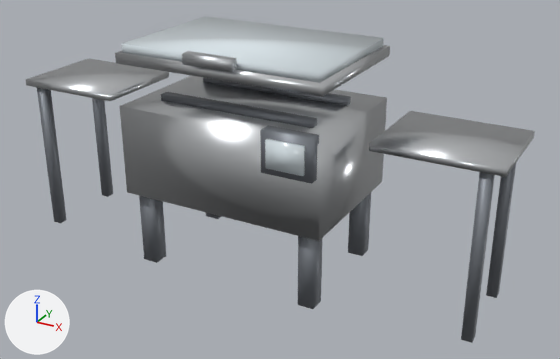
A saved change to the FBX model Tools/butchery/fbx/SM_VACUUM_PACKER.fbx.
One viewpoint serves both versions: a 50 mm camera at (2.24, -3.75, 2.45) aimed at (0.17, 0.02, 0.56). Arrows for +X, +Y and +Z are at lower left; the lights stay in place. The older version comes first.

The scene before the commit, as lines of its bpy script (objects in view):
```python
me_sm_vacuum_packer = bpy.data.meshes.new('SM_VACUUM_PACKER')
me_sm_vacuum_packer.from_pydata(...)  # 200 vertices, 182 faces; spans x -1.55..1.55, y -0.5..0.5, z 0.0..1.41
# faces by material slot: [30, 66, 12, 74]
me_sm_vacuum_packer.materials.append(mat_m_butchery_stainless)  # light grey #dddfe2
me_sm_vacuum_packer.materials.append(mat_m_butchery_paintedframe)  # grey #868b93
me_sm_vacuum_packer.materials.append(mat_m_butchery_perspex)  # white #dde7ec
me_sm_vacuum_packer.materials.append(mat_m_butchery_steelbrushed)  # light grey #c8cbce
ob_sm_vacuum_packer = bpy.data.objects.new('SM_VACUUM_PACKER', me_sm_vacuum_packer)
ob_sm_vacuum_packer.location = (0.0, 0.0, 0.0)
```
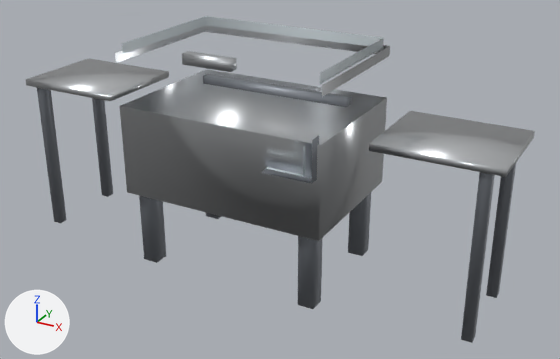
Pixel boxes [x1, y1, x2, y2] of what changed, in the pictures (560 x 359 px):
part 1 of me_sm_vacuum_packer, deleted: before [161, 92, 317, 128]
part 2 of me_sm_vacuum_packer, cut back: before [115, 16, 389, 184]

What changed in the scene script:
```text
Change me_sm_vacuum_packer:
    used by ob_sm_vacuum_packer; location = (0.0, 0.0, 0.0)
    remove me_sm_vacuum_packer.from_pydata(...)  # 200 vertices, 182 faces; spans x -1.55..1.55, y -0.5..0.5, z 0.0..1.41
    add me_sm_vacuum_packer.from_pydata(...)  # 156 vertices, 105 faces; spans x -1.55..1.55, y -0.5..0.5, z 0.0..1.41
    me_sm_vacuum_packer part 1: the loose piece of 8 vertices spanning x -0.5..0.5, y -0.22..-0.16, z 1.01..1.06 is deleted
    me_sm_vacuum_packer part 2
    28 vertices are removed from x -0.25..0.37, y -0.5..0.5, z 0.23..1.07
    89 faces are deleted
    28 new faces join them, mat_m_butchery_steelbrushed (light grey #c8cbce)
    other edits to the shape of me_sm_vacuum_packer do not show in these pictures
```
